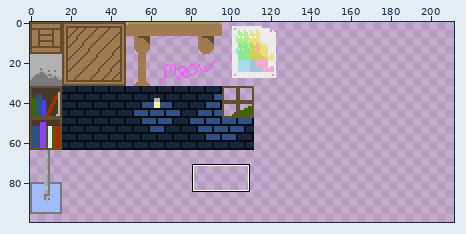
Sprite sheet: assets/sprites/tileset.png. Above: a wide view before the commit, with the close-up outlined.
Close-up. Earlier state:
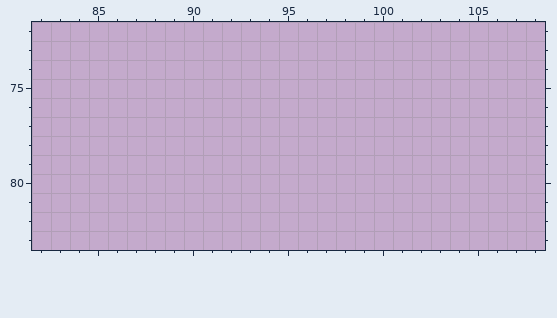
The file is 256x256 pixels. Colours within 5 levels of each other are drawn and written as one. Shown: x 82..108, y 72..83. The wide view leaves out empty margins. The commit also changed other parts of the picture, which this record leaves out.
And afterwards:
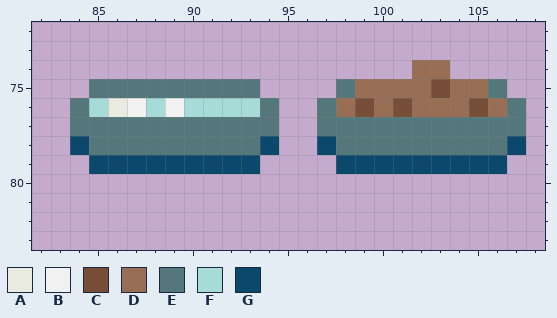
Palette (. is transparent): A #e9ebe0  B #f1f1f1  C #774f38  D #986e55  E #53777a  F #a7dbd8  G #0b486b
Change:
The edit adds colour A in row 76 at x 86.
The edit adds colour B in row 76 at x 87 and 89.
The edit adds colour C in row 75 at x 103; in row 76 at x 99, 101 and 105.
The edit adds colour D in row 74 at x 102 to 103; in row 75 at x 99 to 102 and 104 to 105; in row 76 at x 98, 100, 102 to 104 and 106.
The edit adds colour E in row 75 at x 85 to 93, 98 and 106; in row 76 at x 84, 94, 97 and 107; in row 77 at x 84 to 94 and 97 to 107; in row 78 at x 85 to 93 and 98 to 106.
The edit adds colour F in row 76 at x 85, 88 and 90 to 93.
The edit adds colour G in row 78 at x 84, 94, 97 and 107; in row 79 at x 85 to 93 and 98 to 106.
Pixel boxes of the changes (left, top, right, bottom) in both close-ups:
added: (70, 60, 526, 174)
